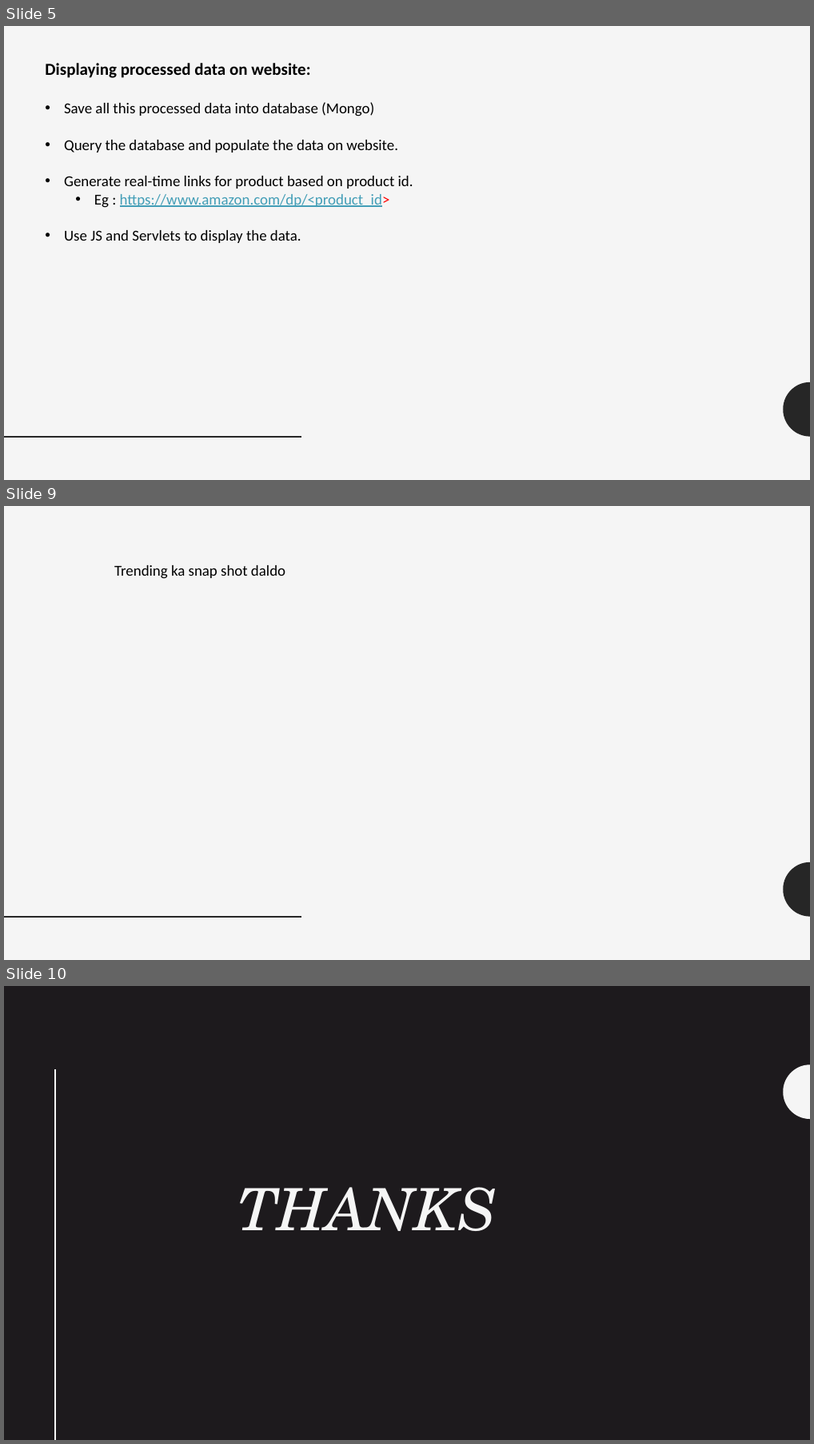
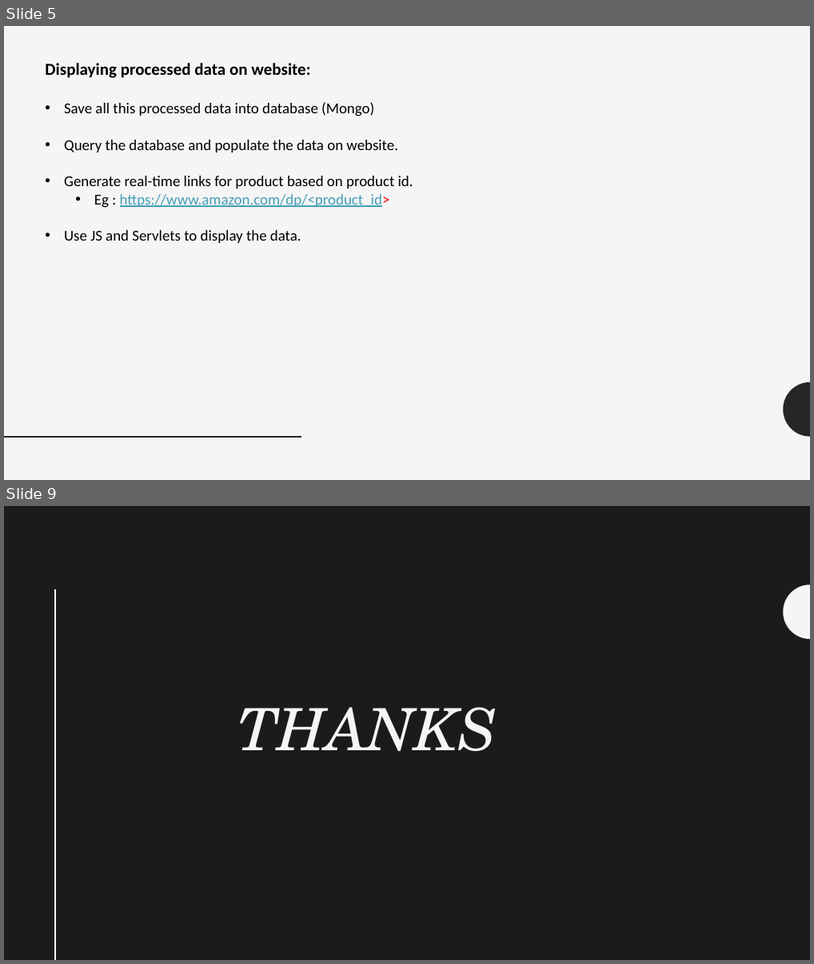
Before and after one commit to Varun-Shanbhag-007/CSP_EWA, a slide deck: IGNITE.pptm. Shown one above the other, each under a label of ours: slides 5, 9 and 10 before the commit, slides 5 and 9 after it; the slides between them are not shown. The pictures are 814x1444 and 814x964 pixels, drawn with LibreOffice and Linux fonts; fonts in the diff are those of the drawing. Boxes give left, top, right and bottom in pixels: in the first picture for what was removed or moved away, otherwise in the second. Text is boxed around its words. In the diff, an @@ line names an element or a change of style, - is before the commit and + after.

```diff
--- a/IGNITE.pptm
+++ b/IGNITE.pptm
@@ slide 9 removed at (4,506,810,960), background #F5F5F5; not listed: 2 template elements that a slide beside it also shows @@
@@ text removed at (114,565,286,579) @@
-Trending ka snap shot daldo
@@ what was slide 10 is now slide 9 @@
```
Also in this commit, not shown: 1 other file.
